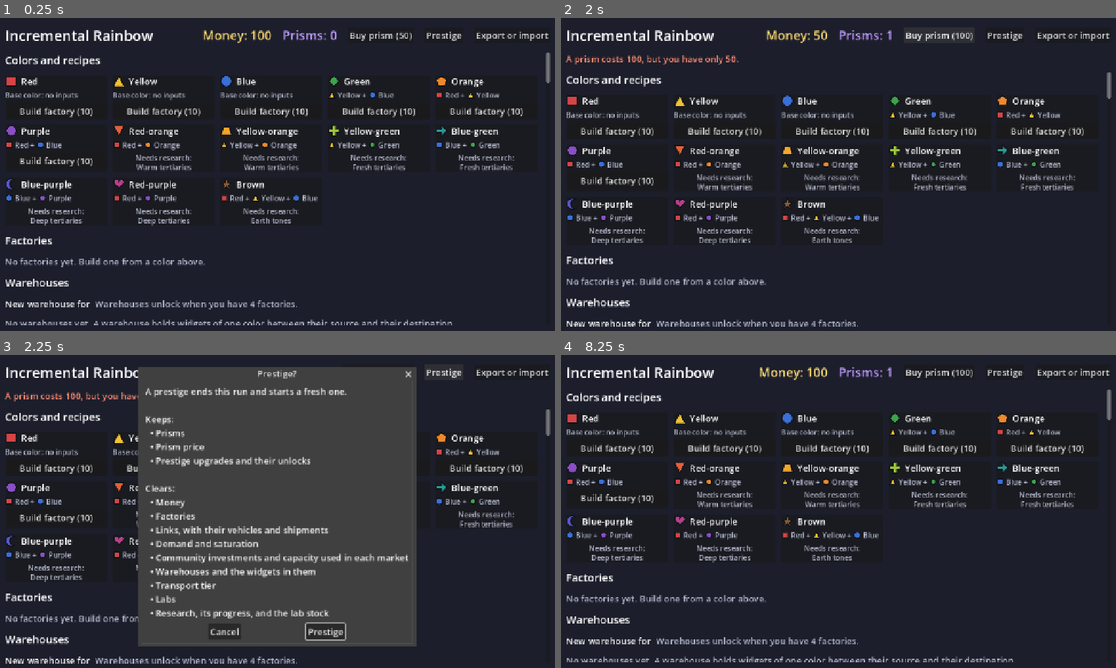
Above: before the commit, frames 1-4 (two rows, left to right).
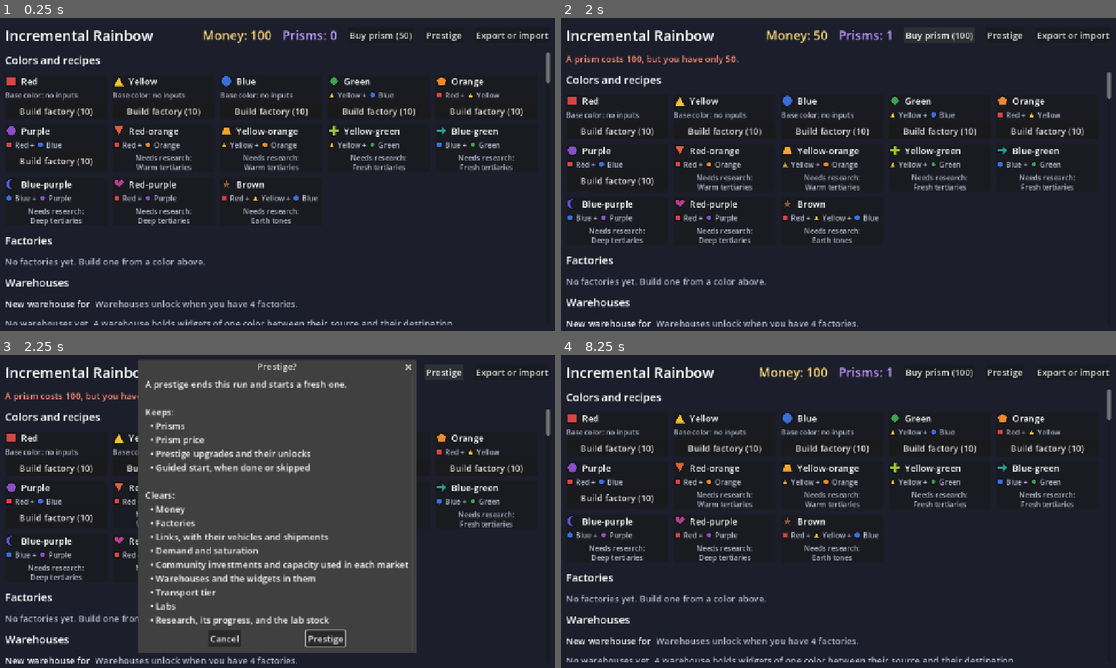
Above: after the commit, the same moments.

Repository: ElysiaAlarien/incrementalrainbow
Game: Godot game, scene res://src/ui/main.tscn
The game is run twice, just before and just after one commit, with the same random seed, the same clock (stepped at 60 frames per second) and the same inputs.
Inputs:
- Up to frame 1 (0.25 s): no input
- Up to frame 2 (2 s): click "Buy prism (50)" at 0.5 s; click "Buy prism (100)" at 1.25 s
- Up to frame 3 (2.25 s): click "Prestige" at 2 s
- Up to frame 4 (8.25 s): click "Export or import" at 2.75 s; click "Build factory (10)" at 3.5 s; click "Build factory (10)" at 4.25 s; click "Build factory (10)" at 5 s; click "Build factory (10)" at 5.75 s; click "Build factory (10)" at 6.5 s; click "Build factory (10)" at 7.25 s; click "Prestige" at 8 s

Frames 1-2 are identical in both runs. In frame 3, 10% of the frame differs, in the area x 24-76%, y 1-96%; in frame 4, nothing differs.

Commit message:
Guided start in the core, with a named save step
Co-Authored-By: Claude Opus 5.5 <noreply@anthropic.com>

Diff:
--- a/src/core/command_result.gd
+++ b/src/core/command_result.gd
@@ -76,6 +76,8 @@
 	PRESTIGE_UPGRADE_OWNED,
 	## The player has fewer prisms than the command costs.
 	NOT_ENOUGH_PRISMS,
+	## The guided start is done or skipped already.
+	GUIDED_START_OVER,
 }
 
 var ok: bool
--- /dev/null
+++ b/src/core/guided_start_view.gd
@@ -0,0 +1,36 @@
+class_name GuidedStartView
+extends RefCounted
+## A read-only copy of the guided start, returned by
+## [method Simulation.guided_start]. Changing it does not change the
+## simulation.
+##
+## The guided start teaches a new game to build a factory, make a link to a
+## market, start a shipment on it, and sell at the market. Each step moves on
+## when the core sees its action, not when the player presses a button, so it
+## does not depend on the layout of the screen.
+
+## The step that the player is at, in order. A later action also completes
+## the steps before it. [constant DONE] and [constant SKIPPED] end the guide.
+enum Step {
+	## Build a factory of any color.
+	BUILD_FACTORY,
+	## Make a link from a factory or a warehouse to a market.
+	MAKE_LINK,
+	## Start a shipment on a link to a market, by hand or by automatic
+	## transport.
+	START_SHIPMENT,
+	## Wait for a shipment to arrive at a market and sell there.
+	SELL,
+	## The player did each step.
+	DONE,
+	## The player skipped the guide, or ended its run with a prestige before
+	## the end.
+	SKIPPED,
+}
+
+var step: Step
+
+
+## True while the guide shows a step to the player.
+func is_active() -> bool:
+	return step < Step.DONE
--- /dev/null
+++ b/src/core/save/migrations/add_guided_start.gd
@@ -0,0 +1,13 @@
+extends SaveMigration
+## #26 adds the guided start. A save from before it is from earlier play, and a
+## new game with no earlier play is the only game that starts the guide. So an
+## older game gets a guide that is done, and does not show it.
+
+
+func needs() -> Array[StringName]:
+	return [&"add_save_time"]
+
+
+func apply(state: Dictionary) -> Dictionary:
+	state.guided_start = "done"
+	return state
--- a/src/core/simulation.gd
+++ b/src/core/simulation.gd
@@ -36,6 +36,7 @@
 	"Prisms": [&"_prisms"],
 	"Prism price": [&"_prisms_bought"],
 	"Prestige upgrades and their unlocks": [&"_prestige_upgrades"],
+	"Guided start, when done or skipped": [&"_guided_start"],
 }
 ## What a prestige clears, as names for the player. A prestige clears all
 ## state that [constant _PRESTIGE_KEEPS] does not name, so this list only
@@ -91,6 +92,11 @@
 ## Counts what happens during [method progress_offline]. Null at other times.
 ## It is not state: it does not change what the simulation does.
 var _offline_tally: OfflineSummary = null
+## The step of the guided start. A new game starts at its first step. It is in
+## the save, not in a setting of the device, so that an export code or a cloud
+## save carries it to another device. A prestige keeps it, and ends it first if
+## it is not over (see [method prestige]).
+var _guided_start := GuidedStartView.Step.BUILD_FACTORY
 
 
 ## [param p_content] must be valid (no [member Content.errors]).
@@ -147,6 +153,7 @@
 	sim._read_prestige_upgrades(reader)
 	sim._check_input_bay_space(factory_readers)
 	sim._check_warehouse_space(reader)
+	sim._read_guided_start(reader)
 	return sim
 
 
@@ -170,6 +177,18 @@
 	for def in _content.prestige_upgrades():
 		if owned.has(def.id):
 			_prestige_upgrades.append(def.id)
+
+
+## Reads the guided start for [method from_snapshot].
+func _read_guided_start(reader: SnapshotReader) -> void:
+	var id := reader.text_id("guided_start")
+	if id.is_empty():
+		return
+	var step: Variant = GuidedStartView.Step.get(String(id).to_upper())
+	if step == null:
+		reader.fail("guided_start", "there is no guided start step \"%s\"" % id)
+		return
+	_guided_start = step
 
 
 ## Reads the warehouses for [method from_snapshot].
@@ -378,6 +397,7 @@
 	state.synced_ms = _time_ms
 	_factories.append(state)
 	_factories_by_id[state.id] = state
+	_reach_guided_start(GuidedStartView.Step.MAKE_LINK)
 	return CommandResult.success(state.id)
 
 
@@ -627,6 +647,8 @@
 			break
 	_next_link_id += 1
 	_links.append(state)
+	if state.destination_kind == LinkView.Destination.MARKET:
+		_reach_guided_start(GuidedStartView.Step.START_SHIPMENT)
 	return CommandResult.success(state.id)
 
 
@@ -836,6 +858,8 @@
 		state.record_split_shipment(count)
 	state.add_shipment(_next_shipment_id, count, _time_ms, tier.transit_time_ms)
 	_next_shipment_id += 1
+	if state.destination_kind == LinkView.Destination.MARKET:
+		_reach_guided_start(GuidedStartView.Step.SELL)
 	return CommandResult.success(count)
 
 
@@ -850,6 +874,25 @@
 	_prisms += 1
 	_prisms_bought += 1
 	return CommandResult.success(_prisms)
+
+
+## Ends the guided start at the step that it is at. The player can skip it at
+## any step, and then it does not show again.
+func skip_guided_start() -> CommandResult:
+	if _guided_start >= GuidedStartView.Step.DONE:
+		return CommandResult.failure(CommandResult.Reason.GUIDED_START_OVER,
+			"The guided start is over already.")
+
+	_guided_start = GuidedStartView.Step.SKIPPED
+	return CommandResult.success()
+
+
+## Moves the guided start on to [param step] when it is at an earlier step. An
+## action completes its own step and each step before it, so the guide cannot
+## wait at a step that the player is past. A guide that is over stays over.
+func _reach_guided_start(step: GuidedStartView.Step) -> void:
+	if _guided_start < step and _guided_start < GuidedStartView.Step.DONE:
+		_guided_start = step
 
 
 ## Ends this run and starts a fresh one. A prestige keeps only the set in
@@ -862,6 +905,10 @@
 	if blocked != null:
 		return blocked
 
+	# A player who can prestige has played, and the steps of the guide do not
+	# fit a run with no factories.
+	if _guided_start < GuidedStartView.Step.DONE:
+		_guided_start = GuidedStartView.Step.SKIPPED
 	var kept := {}
 	for members: Array in _PRESTIGE_KEEPS.values():
 		for member: StringName in members:
@@ -1158,6 +1205,13 @@
 	return null if def == null else _prestige_upgrade_view(def)
 
 
+## The guided start: the step that the player is at, or how it ended.
+func guided_start() -> GuidedStartView:
+	var view := GuidedStartView.new()
+	view.step = _guided_start
+	return view
+
+
 ## The money that [method build_factory] costs now.
 func factory_build_cost() -> BigNumber:
 	return _content.factory_balance.build_cost
@@ -1427,6 +1481,7 @@
 		"transport_tier": _transport_tier.id,
 		"next_lab_id": _next_lab_id,
 		"labs": _labs.map(func(id: int) -> Dictionary: return {"id": id}),
+		"guided_start": GuidedStartView.Step.find_key(_guided_start).to_lower(),
 	}.merged(_demand.to_dict()).merged(_research.to_dict(_content))
 
 
@@ -1608,6 +1663,7 @@
 		_offline_tally.widgets_sold += shipment.count
 	_demand.record_sale(market_id, state.color, shipment.count, at_ms, _content.demand_balance)
 	_markets[market_id].record_sale(shipment.count, at_ms, _content.market_balance)
+	_reach_guided_start(GuidedStartView.Step.DONE)
 
 
 ## The price of one widget of [param color] in [param def] at [param demand]:
--- /dev/null
+++ b/tests/fixtures/saves/add_guided_start.json
@@ -0,0 +1,97 @@
+{
+	"applied": [
+		"add_links",
+		"add_automatic_transport",
+		"add_demand",
+		"add_prisms",
+		"add_mixed_factories",
+		"add_demand_events",
+		"add_markets",
+		"add_warehouses",
+		"add_transport_tier",
+		"add_research",
+		"add_splits",
+		"add_save_time",
+		"add_guided_start"
+	],
+	"format": "incremental-rainbow-save",
+	"saved_at_unix_ms": 1795000000000,
+	"state": {
+		"completed_research": [],
+		"demand_events": [],
+		"drift_key": 3280149297,
+		"factories": [
+			{
+				"color": "red",
+				"id": 1,
+				"input_bays": [],
+				"output_bay_count": 5,
+				"progress_ms": 500,
+				"size": 1
+			},
+			{
+				"color": "blue",
+				"id": 2,
+				"input_bays": [],
+				"output_bay_count": 0,
+				"progress_ms": 0,
+				"size": 1
+			}
+		],
+		"guided_start": "start_shipment",
+		"lab_stock": [],
+		"labs": [],
+		"links": [
+			{
+				"automatic_status": "manual",
+				"color": "red",
+				"destination_kind": "market",
+				"destination_market_id": "millbrook",
+				"id": 1,
+				"next_automatic_ms": 0,
+				"recent_starts": [],
+				"shipments": [],
+				"source_factory_id": 1,
+				"source_kind": "factory",
+				"split_percent": -1,
+				"split_shipped": 0,
+				"vehicle": "cart"
+			}
+		],
+		"markets": [
+			{
+				"capacity_used": 0,
+				"id": "millbrook",
+				"income": 100,
+				"income_investments": 0,
+				"population": 1000,
+				"population_investments": 0
+			}
+		],
+		"money": [
+			8.0,
+			1
+		],
+		"next_demand_event_ms": 5973,
+		"next_factory_id": 3,
+		"next_lab_id": 1,
+		"next_link_id": 2,
+		"next_shipment_id": 1,
+		"next_warehouse_id": 1,
+		"prisms": 0,
+		"prisms_bought": 0,
+		"research_progress": [],
+		"rng": [
+			1871722482,
+			264735546,
+			695962464,
+			3267107299
+		],
+		"saturation": [],
+		"selected_research": "",
+		"time_ms": 4000,
+		"transport_tier": "cart",
+		"warehouses": []
+	},
+	"version": 14
+}
--- /dev/null
+++ b/tests/unit/save/test_add_guided_start.gd
@@ -0,0 +1,62 @@
+extends GutTest
+## The save keeps the guided start (#26). An older save is from earlier play,
+## so it loads with the guide done.
+
+const FIXTURES := "res://tests/fixtures/saves/"
+const SAVED_AT_UNIX_MS := 1_795_000_000_000
+
+
+func _load(text: String) -> LoadResult:
+	return SaveCodec.decode(ContentFixture.make_for_saves(), text)
+
+
+func _fixture(file_name: String) -> LoadResult:
+	return _load(FileAccess.get_file_as_string(FIXTURES + file_name))
+
+
+## [param state] in a save of the game, with each migration applied.
+func _save_of(state: Dictionary) -> String:
+	var save: Dictionary = JSON.parse_string(SaveCodec.encode(
+		Simulation.new(ContentFixture.make_for_saves(), 1), SAVED_AT_UNIX_MS))
+	save.state.merge(state, true)
+	return JSON.stringify(save)
+
+
+## The state of a new game, as plain data.
+func _new_state() -> Dictionary:
+	return Simulation.new(ContentFixture.make_for_saves(), 1).snapshot()
+
+
+func test_the_fixture_loads_at_its_step() -> void:
+	var result := _fixture("add_guided_start.json")
+
+	assert_true(result.ok, result.message)
+	assert_eq(result.simulation.guided_start().step, GuidedStartView.Step.START_SHIPMENT)
+
+
+func test_an_older_save_loads_with_the_guide_done() -> void:
+	var result := _fixture("v14.json")
+
+	assert_true(result.ok, result.message)
+	assert_eq(result.simulation.guided_start().step, GuidedStartView.Step.DONE)
+
+
+func test_each_step_round_trips() -> void:
+	for step: GuidedStartView.Step in GuidedStartView.Step.values():
+		var state := _new_state()
+		state.guided_start = GuidedStartView.Step.find_key(step).to_lower()
+
+		var result := _load(_save_of(state))
+
+		assert_true(result.ok, result.message)
+		assert_eq(result.simulation.guided_start().step, step)
+
+
+func test_a_step_that_does_not_exist_fails() -> void:
+	var state := _new_state()
+	state.guided_start = "dance"
+
+	var result := _load(_save_of(state))
+
+	assert_false(result.ok)
+	assert_string_contains(result.message, "state.guided_start")
--- /dev/null
+++ b/tests/unit/test_simulation_guided_start.gd
@@ -0,0 +1,229 @@
+extends GutTest
+## The guided start: a new game teaches the player to build a factory, make a
+## link, start a shipment, and sell at a market. Each step moves on when the
+## core sees the action, and the player can skip the guide at any step.
+
+const SEED := 26
+const MARKET := &"millbrook"
+const Step := GuidedStartView.Step
+
+
+func _content(starting_money: float = 100) -> Content:
+	var colors := ContentFixture.mixed_colors_data()
+	return ContentFixture.from_data(ContentFixture.data(colors,
+		ContentFixture.balance_data(1000, 10, {"starting_money": starting_money}),
+		ContentFixture.markets_data(ContentFixture.PRICE, colors)))
+
+
+func _sim(starting_money: float = 100) -> Simulation:
+	return Simulation.new(_content(starting_money), SEED)
+
+
+func _step(sim: Simulation) -> Step:
+	return sim.guided_start().step
+
+
+## A game at [param step], with each action before it done.
+func _sim_at(step: Step) -> Simulation:
+	var sim := _sim()
+	if step > Step.BUILD_FACTORY:
+		assert_true(sim.build_factory(&"red").ok)
+		sim.tick(3000)
+	if step > Step.MAKE_LINK:
+		assert_true(sim.make_link(1, MARKET).ok)
+	if step > Step.START_SHIPMENT:
+		assert_true(sim.start_shipment(1).ok)
+	if step > Step.SELL:
+		sim.tick(ContentFixture.TRANSIT_TIME_MS)
+	assert_eq(_step(sim), step)
+	return sim
+
+
+func test_a_new_game_starts_the_guided_start_at_its_first_step() -> void:
+	var view := _sim().guided_start()
+
+	assert_eq(view.step, Step.BUILD_FACTORY)
+	assert_true(view.is_active())
+
+
+func test_building_a_factory_moves_on_to_making_a_link() -> void:
+	var sim := _sim()
+
+	assert_true(sim.build_factory(&"blue").ok)
+
+	assert_eq(_step(sim), Step.MAKE_LINK)
+
+
+func test_a_command_that_fails_does_not_move_on() -> void:
+	var sim := _sim(5)
+
+	assert_false(sim.build_factory(&"red").ok, "too little money")
+
+	assert_eq(_step(sim), Step.BUILD_FACTORY)
+
+
+func test_a_link_to_a_market_moves_on_to_starting_a_shipment() -> void:
+	var sim := _sim_at(Step.MAKE_LINK)
+
+	assert_true(sim.make_link(1, MARKET).ok)
+
+	assert_eq(_step(sim), Step.START_SHIPMENT)
+
+
+func test_a_link_to_a_mixed_factory_does_not_move_on() -> void:
+	# The guide teaches a sale, so the link must go to a market.
+	var sim := _sim_at(Step.MAKE_LINK)
+	assert_true(sim.build_factory(&"yellow").ok)
+	assert_true(sim.build_factory(&"green").ok)
+
+	assert_true(sim.make_factory_link(2, 3).ok)
+
+	assert_eq(_step(sim), Step.MAKE_LINK)
+
+
+func test_a_shipment_to_a_market_moves_on_to_selling() -> void:
+	var sim := _sim_at(Step.START_SHIPMENT)
+
+	assert_true(sim.start_shipment(1).ok)
+
+	assert_eq(_step(sim), Step.SELL)
+
+
+func test_a_shipment_that_fails_does_not_move_on() -> void:
+	var sim := _sim()
+	assert_true(sim.build_factory(&"red").ok)
+	assert_true(sim.make_link(1, MARKET).ok)
+
+	assert_false(sim.start_shipment(1).ok, "the output bay is empty")
+
+	assert_eq(_step(sim), Step.START_SHIPMENT)
+
+
+func test_an_automatic_start_counts_as_a_shipment() -> void:
+	var sim := _sim_at(Step.START_SHIPMENT)
+
+	assert_true(sim.buy_automatic_transport(1).ok)
+	sim.tick(1)
+
+	assert_eq(_step(sim), Step.SELL)
+
+
+func test_the_sale_at_the_market_completes_the_guided_start() -> void:
+	var sim := _sim_at(Step.SELL)
+
+	sim.tick(ContentFixture.TRANSIT_TIME_MS - 1)
+	assert_eq(_step(sim), Step.SELL, "the shipment is still on its way")
+	sim.tick(1)
+
+	var view := sim.guided_start()
+	assert_eq(view.step, Step.DONE)
+	assert_false(view.is_active())
+
+
+func test_a_player_who_feeds_a_mixed_factory_first_still_completes_it() -> void:
+	# The guide waits at the link step while the player feeds a mixed factory,
+	# and moves on when the mixed factory links to a market.
+	var sim := _sim_at(Step.MAKE_LINK)
+	assert_true(sim.build_factory(&"yellow").ok)
+	assert_true(sim.build_factory(&"blue").ok)
+	assert_true(sim.build_factory(&"green").ok)
+	assert_true(sim.make_factory_link(2, 4).ok)
+	assert_true(sim.make_factory_link(3, 4).ok)
+	sim.tick(3000)
+	assert_true(sim.start_shipment(1).ok)
+	assert_true(sim.start_shipment(2).ok)
+	sim.tick(ContentFixture.TRANSIT_TIME_MS + 3000)
+	assert_eq(_step(sim), Step.MAKE_LINK, "shipments to a mixed factory do not count")
+
+	assert_true(sim.make_link(4, MARKET).ok)
+	assert_true(sim.start_shipment(3).ok)
+	sim.tick(ContentFixture.TRANSIT_TIME_MS)
+
+	assert_eq(_step(sim), Step.DONE)
+
+
+func test_the_player_can_skip_at_each_step() -> void:
+	for step: Step in [Step.BUILD_FACTORY, Step.MAKE_LINK, Step.START_SHIPMENT, Step.SELL]:
+		var sim := _sim_at(step)
+
+		var result := sim.skip_guided_start()
+
+		assert_true(result.ok, "skip at %s" % Step.find_key(step))
+		assert_eq(_step(sim), Step.SKIPPED)
+		assert_false(sim.guided_start().is_active())
+
+
+func test_a_skipped_guide_stays_skipped_after_the_actions() -> void:
+	var sim := _sim()
+	sim.skip_guided_start()
+
+	assert_true(sim.build_factory(&"red").ok)
+	sim.tick(3000)
+	assert_true(sim.make_link(1, MARKET).ok)
+	assert_true(sim.start_shipment(1).ok)
+	sim.tick(ContentFixture.TRANSIT_TIME_MS)
+
+	assert_eq(_step(sim), Step.SKIPPED)
+
+
+func test_a_skip_after_the_end_fails_and_changes_nothing() -> void:
+	for step: Step in [Step.DONE, Step.SKIPPED]:
+		var sim := _sim_at(Step.SELL)
+		if step == Step.DONE:
+			sim.tick(ContentFixture.TRANSIT_TIME_MS)
+		else:
+			sim.skip_guided_start()
+		var before := sim.snapshot()
+
+		var result := sim.skip_guided_start()
+
+		assert_false(result.ok)
+		assert_eq(result.reason, CommandResult.Reason.GUIDED_START_OVER)
+		assert_ne(result.message, "")
+		assert_eq(sim.snapshot(), before)
+
+
+func test_offline_progress_can_complete_the_guided_start() -> void:
+	var sim := _sim_at(Step.SELL)
+
+	sim.progress_offline(ContentFixture.TRANSIT_TIME_MS)
+
+	assert_eq(_step(sim), Step.DONE)
+
+
+func test_a_prestige_does_not_show_the_guided_start_again() -> void:
+	for step: Step in [Step.DONE, Step.SKIPPED]:
+		var sim := Simulation.new(_content(1000), SEED)
+		if step == Step.DONE:
+			assert_true(sim.build_factory(&"red").ok)
+			sim.tick(3000)
+			assert_true(sim.make_link(1, MARKET).ok)
+			assert_true(sim.start_shipment(1).ok)
+			sim.tick(ContentFixture.TRANSIT_TIME_MS)
+		else:
+			sim.skip_guided_start()
+		assert_true(sim.buy_prism().ok)
+
+		assert_true(sim.prestige().ok)
+
+		assert_eq(_step(sim), step, "a prestige keeps the end of the guide")
+
+
+func test_a_prestige_before_the_end_ends_the_guided_start() -> void:
+	# A player who can prestige has played, and the next run has no factory or
+	# link for a later step to point at.
+	var sim := Simulation.new(_content(1000), SEED)
+	assert_true(sim.build_factory(&"red").ok)
+	assert_true(sim.buy_prism().ok)
+
+	assert_true(sim.prestige().ok)
+
+	assert_eq(_step(sim), Step.SKIPPED)
+
+
+func test_changing_the_view_does_not_change_the_game() -> void:
+	var sim := _sim()
+
+	sim.guided_start().step = Step.DONE
+
+	assert_eq(_step(sim), Step.BUILD_FACTORY)
--- a/tests/unit/test_simulation_prestige.gd
+++ b/tests/unit/test_simulation_prestige.gd
@@ -34,6 +34,7 @@
 	"research_progress": "Research, its progress, and the lab stock",
 	"completed_research": "Research, its progress, and the lab stock",
 	"lab_stock": "Research, its progress, and the lab stock",
+	"guided_start": "Guided start, when done or skipped",
 }
 ## The snapshot keys that come from the random number generator, so a fresh
 ## run has other values than a new game with another seed.
@@ -203,7 +204,8 @@
 
 	var new_game := Simulation.new(_content(), SEED)
 	var ignored := _kept_keys(sim) + RANDOM_KEYS
-	assert_eq(_kept_keys(sim), ["prisms", "prisms_bought", "prestige_upgrades"] as Array[String])
+	assert_eq(_kept_keys(sim), ["prisms", "prisms_bought", "prestige_upgrades", "guided_start"] \
+		as Array[String])
 	assert_eq(_without(sim.snapshot(), ignored), _without(new_game.snapshot(), ignored))
 
 
@@ -269,7 +271,8 @@
 
 	assert_true(view.allowed)
 	assert_eq(view.message, "")
-	assert_eq(view.keeps, PackedStringArray(["Prisms", "Prism price", "Prestige upgrades and their unlocks"]))
+	assert_eq(view.keeps, PackedStringArray(["Prisms", "Prism price", "Prestige upgrades and their unlocks",
+		"Guided start, when done or skipped"]))
 	assert_eq(view.clears, PackedStringArray(["Money", "Factories",
 		"Links, with their vehicles and shipments", "Demand and saturation",
 		"Community investments and capacity used in each market",
Not shown, added: src/core/guided_start_view.gd.uid
Not shown, added: src/core/save/migrations/add_guided_start.gd.uid
Not shown, added: tests/unit/save/test_add_guided_start.gd.uid
Not shown, added: tests/unit/test_simulation_guided_start.gd.uid
